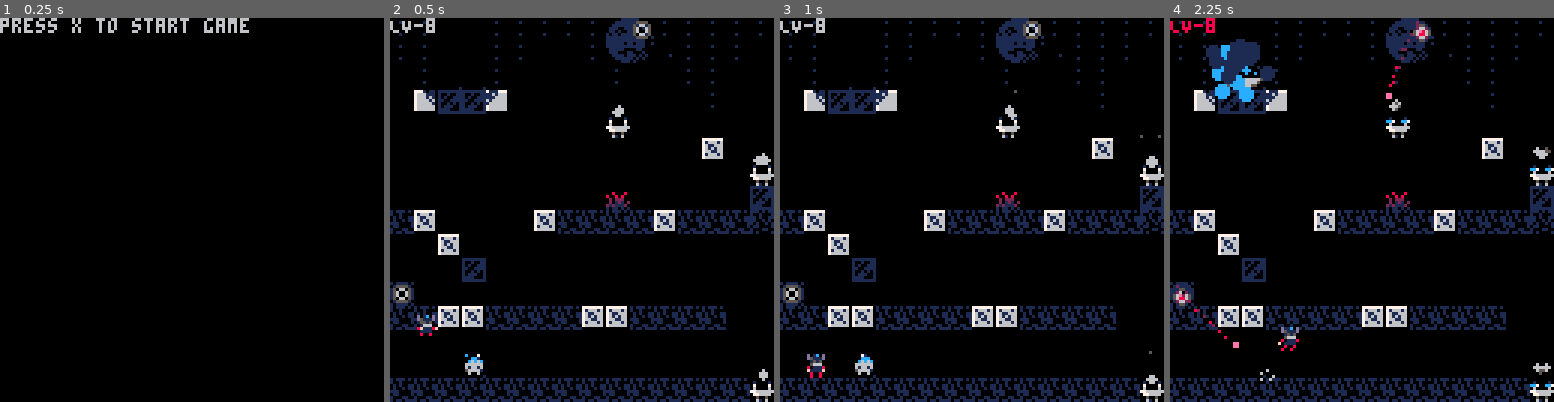
Above: before the commit, frames 1-4 (left to right).
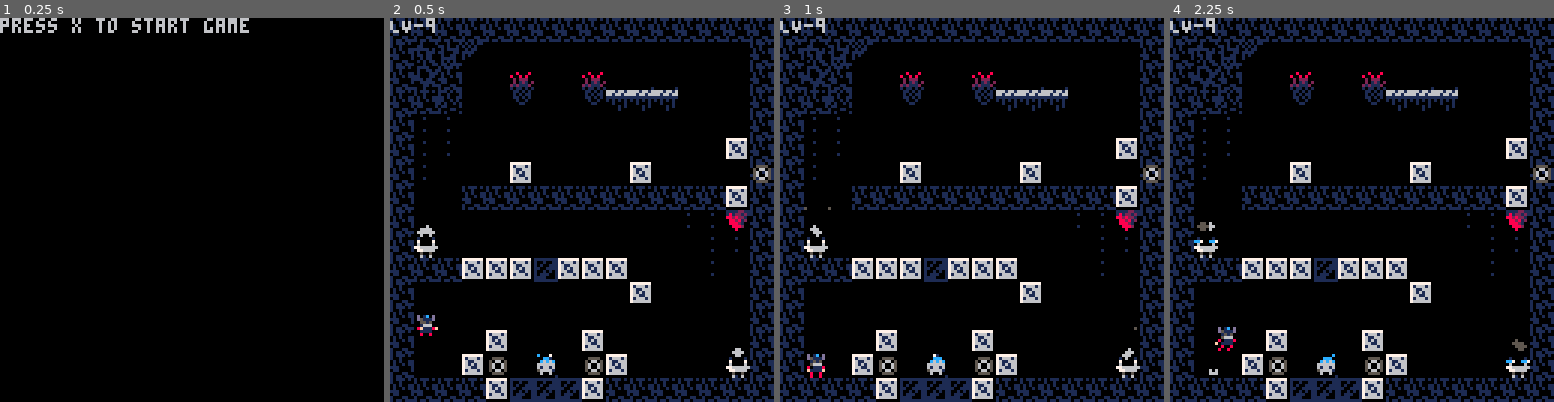
Above: after the commit, the same moments.

Repository: han-sen/pico-8-tests
Game: PICO-8 cartridge alkaline/platformer.p8
The game is run twice, just before and just after one commit, with the same random seed, the same clock (stepped at 60 frames per second) and the same inputs.
Inputs:
- Up to frame 1 (0.25 s): no input
- Up to frame 2 (0.5 s): tap X (X key) at 0.33 s
- Up to frame 3 (1 s): no input
- Up to frame 4 (2.25 s): tap X (X key) at 1.07, 1.85 s; hold Right 1.6-2.1 s; hold Up from 2.15 s (still down)

Frame 1 is identical in both runs. In frame 2, 27% of the frame differs, in the area x 0-100%, y 0-100%; in frame 3, 27%; in frame 4, 29%.

Commit message:
added level 9

Diff:
--- a/alkaline/platformer.p8
+++ b/alkaline/platformer.p8
@@ -214,46 +214,46 @@
 0e0e0e0e0e0e0e0e0e0e220e02020e22000000000000000000003432310a0a0a000000006400000300006400000000030a000000000a202020202020640000030a000000330000850000851c001c000a0000000d643f383f0d0d0d00000d00000a0000000a80810a000000000000000a00000000000000000000000000000000
 111211121112111211121112111211120a0a0a0a0a0a0a0a0a0a0a0a0a0a0a0a0a0a0a000c00000300000c00000000030a000000640a0a0a0a0a0a0a0a0a0a0a0a000034310000860202861c001c200a0000000d3f3f383f200d0d02020d00000a00000f3f90913f0f0000000000000a00000001000000000000000000000000
 0a0a0a0a0a0a0a0a0a0a0a0a0a0a0a0a0a0a0a0a0a0a0a0a0a0a0a0a0a0a0a0a0a0a0a202020202020202020202020200a0a0a0a0a0a0a0a0a0a0a0a0a0a0a0a0a11111111111111111111111111110a0a0a0a0a0a0a0a0a0a0a0a0a0a0a0a0a0b12123412121212331212121264120b0a0a0a0a0a0a0a0a0a0a0a0a0a0a0a64
-0a0000000000008889000000000000000000000000000000000000000000000000000000000000000000000000000000000000000000000000000000000000000000000000000000000000000000000000000000000000000000000000000000000000000000000000000000000000003c3c3c3c3c3c3c3c3c3c3c3c3c3c3c3c
-0a00000d00000098990000000d00000000000000000000000000000000000000000000000000000000000000000000000000000000000000000000000000000000000000000000000000000000000000000000000000000000000000000000000000000000000000000000000000000000000000000000000000000000000000
-0a00000000000000000000000000000000000000000000000000000000000000000000000000000000000000000000000000000000000000000000000000000000000000000000000000000000000000000000000000000000000000000000000000000000000000000000000000000000000000000000000000000000000000
-0a000000000d0000000000000000000000000000000000000000000000000000000000000000000000000000000000000000000000000000000000000000000000000000000000000000000000000000000000000000000000000000000000000000000000000000000000000000000000000000000000000000000000000000
-0a000d00000000000000000000000d0000000000000000000000000000000000000000000000000000000000000000000000000000000000000000000000000000000000000000000000000000000000000000000000000000000000000000000000000000000000000000000000000000000000000000000000000000000000
-0a00000000000012000000000000000000000000000000000000000000000000000000000000000000000000000000000000000000000000000000000000000000000000000000000000000000000000000000000000000000000000000000000000000000000000000000000000000000000000000000000000000000000000
-0a200000000000000000003f0b00000000000000000000000000000000000000000000000000000000000000000000000000000000000000000000000000000000000000000000000000000000000000000000000000000000000000000000000000000000000000000000000000000000000000000000000000000000000000
-0a121212000000010000000b3f00001200000000000000000000000000000000000000000000000000000000000000000000000000000000000000000000000000000000000000000000000000000000000000000000000000000000000000000000000000000000000000000000000000000000000000000000000000000000
-0a000000000000000000000b0000000000000000000000000000000000000000000000000000000000000000000000000000000000000000000000000000000000000000000000000000000000000000000000000000000000000000000000000000000000000000000000000000000000000000000000000000000000000000
-0a0000000000000f0f2000000000120000000000000000000000000000000000000000000000000000000000000000000000000000000000000000000000000000000000000000000000000000000000000000000000000000000000000000000000000000000000000000000000000000000000000000000000000000000000
-0a0d00000000000e0e3e00121200000d00000000000000000000000000000000000000000000000000000000000000000000000000000000000000000000000000000000000000000000000000000000000000000000000000000000000000000000000000000000000000000000000000000000000000000000000000000000
-0a000000000d000f0f0000000000002000000000000000000000000000000000000000000000000000000000000000000000000000000000000000000000000000000000000000000000000000000000000000000000000000000000000000000000000000000000000000000000000000000000000000000000000000000000
-0a0000000000000e0e00000d0012121200000000000000000000000000000000000000000000000000000000000000000000000000000000000000000000000000000000000000000000000000000000000000000000000000000000000000000000000000000000000000000000000000000000000000000000000000000000
-0a0000000000000f0f0000000000000000000000000000000000000000000000000000000000000000000000000000000000000000000000000000000000000000000000000000000000000000000000000000000000000000000000000000000000000000000000000000000000000000000000000000000000000000000000
-0a0a00006000000e0e0000000000000000000000000000000000000000000000000000000000000000000000000000000000000000000000000000000000000000000000000000000000000000000000000000000000000000000000000000000000000000000000000000000000000000000000000000000000000000000000
-0b380a0a0a0a0a0f0f0a0a0a0a0a0a0a0a0a0a0a0a0a0a0a0a0a0a0a0a0a0a0a0a0a0a0a0a0a0a0a0a0a0a0a0a0a0a0a0a0a0a0a0a0a0a0a0a0a0a0a0a0a0a0a0a0a0a0a0a0a0a0a0a0a0a0a0a0a0a0a0a0a0a0a0a0a0a0a0a0a0a0a0a0a0a0a0a0a0a0a0a0a0a0a0a0a0a0a0a0a0a0a0a0a0a0a0a0a0a0a0a0a0a0a0a0a0a0a
-…(27 lines of a section not shown)…
+0a0a0a0a0a0a0a0a0a0a0a0a0a0a0a0a0f3c3c3c0a0f0f0f0f0f0f0f0a3c3c3c00000000000000000000000000000000000000000000000000000000000000000000000000000000000000000000000000000000000000000000000000000000000000000000000000000000000000003c3c3c3c3c3c3c3c3c3c3c3c3c3c3c3c
+0a27283e00000000000000000000000a0f00000d00000022220000000d000000000000000000000000000000000000000000000000000000000000000000000000000000000000000000000000000000000000000000000000000000000000000000000000000000000000000000000000000000000000000000000000000000
+0a380a0000200000200002020000000a0f000000000000222200000000000000000000000000000000000000000000000000000000000000000000000000000000000000000000000000000000000000000000000000000000000000000000000000000000000000000000000000000000000000000000000000000000000000
+0a0a0b00000c00000c1212120000000a0f000000000d002222000d0000000000000000000000000000000000000000000000000000000000000000000000000000000000000000000000000000000000000000000000000000000000000000000000000000000000000000000000000000000000000000000000000000000000
+0a22220000000000000000000000000a0f000012000000808100000a0b200d00000000000000000000000000000000000000000000000000000000000000000000000000000000000000000000000000000000000000000000000000000000000000000000000000000000000000000000000000000000000000000000000000
+0a222200000000000000000000008a0a0f0000006000009091000027283e0000000000000000000000000000000000000000000000000000000000000000000000000000000000000000000000000000000000000000000000000000000000000000000000000000000000000000000000000000000000000000000000000000
+0a220000008a000000008a000000000a0f120000000000000000213f0b000000000000000000000000000000000000000000000000000000000000000000000000000000000000000000000000000000000000000000000000000000000000000000000000000000000000000000000000000000000000000000000000000000
+0a00000a0a0a0a0a0a0a0a0a0a0a8a0a200000000d0000010000000b3f000012000000000000000000000000000000000000000000000000000000000000000000000000000000000000000000000000000000000000000000000000000000000000000000000000000000000000000000000000000000000000000000000000
+0a000000000000000000000022223c0a12121200000000000000000b00000000000000000000000000000000000000000000000000000000000000000000000000000000000000000000000000000000000000000000000000000000000000000000000000000000000000000000000000000000000000000000000000000000
+0a64000000000000000000000022220a0f0000000000000f0f20000000001200000000000000000000000000000000000000000000000000000000000000000000000000000000000000000000000000000000000000000000000000000000000000000000000000000000000000000000000000000000000000000000000000
+0a0a0a8a8a8a0f8a8a8a00000022000a0f0d00000000000e0e3e00121200000d000000000000000000000000000000000000000000000000000000000000000000000000000000000000000000000000000000000000000000000000000000000000000000000000000000000000000000000000000000000000000000000000
+0a0000000000000000008a000000000a0f000000000d000f0f00000000000020000000000000000000000000000000000000000000000000000000000000000000000000000000000000000000000000000000000000000000000000000000000000000000000000000000000000000000000000000000000000000000000000
+0a00000000000000000000000000000a0f0000000000000e0e00000d00121212000000000000000000000000000000000000000000000000000000000000000000000000000000000000000000000000000000000000000000000000000000000000000000000000000000000000000000000000000000000000000000000000
+0a0000008a0000008a0000000000000a0f0000000000000f0f00000000000000000000000000000000000000000000000000000000000000000000000000000000000000000000000000000000000000000000000000000000000000000000000000000000000000000000000000000000000000000000000000000000000000
+0a00008a00000100008a00000000640a0f0a0f006000000e0e00000000000000000000000000000000000000000000000000000000000000000000000000000000000000000000000000000000000000000000000000000000000000000000000000000000000000000000000000000000000000000000000000000000000000
+0a0a0a0a8a0f0f0f8a0a0a0a0a0a0a0a0b3820202020200f0f202020202020200a0a0a0a0a0a0a0a0a0a0a0a0a0a0a0a0a0a0a0a0a0a0a0a0a0a0a0a0a0a0a0a0a0a0a0a0a0a0a0a0a0a0a0a0a0a0a0a0a0a0a0a0a0a0a0a0a0a0a0a0a0a0a0a0a0a0a0a0a0a0a0a0a0a0a0a0a0a0a0a0a0a0a0a0a0a0a0a0a0a0a0a0a0a0a0a
+…(27 lines of a section not shown)…
--- a/alkaline/src/bullets.lua
+++ b/alkaline/src/bullets.lua
@@ -47,18 +47,33 @@
 		else
 			turrets.sp = 5
 		end
+		local t_x, t_y
+		if level == 9 then
+			t_x = turret.x
+			t_y = turret.y + 128
+		else
+			t_x = turret.x + (((level % 9) - 1) * 128)
+			t_y = turret.y + ((ceil(level / 9) - 1) * 128)
+		end
 		if turret.level == level then
-			spr(turrets.sp, turret.x + ((level -1) * world.level_size), turret.y, 1, 1, false)
+			spr(turrets.sp, t_x, t_y, 1, 1, false)
 		end
 	end
 	if time() - turrets.anim > 1.5 then
 		turrets.anim = time()
 		for turret in all(turrets.loc) do
 			if turret.level == level and turret.active then
-				local t_x = turret.x + ((level - 1) * world.level_size)
+				local f_x, f_y
+				if level == 9 then
+					f_x = turret.x
+					f_y = turret.y + 128
+				else
+					f_x = turret.x + (((level % 9) - 1) * 128)
+					f_y = turret.y + ((ceil(level / 9) - 1) * 128)
+				end
 				local coord = {
-					x = t_x + 4,
-					y = turret.y + 4 -- center the bullet
+					x = f_x + 4,
+					y = f_y + 4 -- center the bullet
 				}
 				add_bullet(player, coord, 3)
 				sfx(15)
--- a/alkaline/src/draw.lua
+++ b/alkaline/src/draw.lua
@@ -12,24 +12,35 @@
 
 function draw_game_key()
 	local level = world.current_level
+	local k_x, k_y
+	if level == 9 then
+		k_x = game_keys.loc[level].x
+		k_y = game_keys.loc[level].y + 128
+	else
+		k_x = game_keys.loc[level].x + (((level % 9) - 1) * 128)
+		k_y = game_keys.loc[level].y + ((ceil(level / 9) - 1) * 128)
+	end
 	if game_keys.loc[level] then
 		if not game_keys.loc[level].found then
-
-			local g_x = game_keys.loc[level].x + (((level % 9) - 1) * 128)
-			local g_y = game_keys.loc[level].y + ((ceil(level / 9) - 1) * 128)
-			spr(game_keys.sp, g_x, g_y, 1, 1, false)
+			spr(game_keys.sp, k_x, k_y, 1, 1, false)
 		end
 	end
 end
 
 function draw_fountains()
 	local level = world.current_level
+	local f_x, f_y
+	if level == 9 then
+		f_x = fountains.loc[level].x
+		f_y = fountains.loc[level].y + 128
+	else
+		f_x = fountains.loc[level].x + (((level % 9) - 1) * 128)
+		f_y = fountains.loc[level].y + ((ceil(level / 9) - 1) * 128)
+	end
 	if fountains.loc[level] then
 		if fountains.loc[level].active then
-			local g_x = fountains.loc[level].x + (((level % 9) - 1) * 128)
-			local g_y = fountains.loc[level].y + ((ceil(level / 9) - 1) * 128)
-			spr(fountains.sp1, g_x, g_y, 1, 1, false)
-			spr(fountains.sp2, g_x + 8, g_y, 1, 1, false)
+			spr(fountains.sp1, f_x, f_y, 1, 1, false)
+			spr(fountains.sp2, f_x + 8, f_y, 1, 1, false)
 		end
 	end
 end
@@ -49,7 +60,15 @@
 	local level = world.current_level
 	for t in all(turbines.loc) do
 		if t.level == level then -- only draw turbines on current level
-			spr(turbines.sp, t.x + (((level % 9) - 1) * 128), t.y + ((ceil(level / 9) - 1) * 128), 1, 1, false)
+			local f_x, f_y
+			if level == 9 then
+				f_x = t.x
+				f_y = t.y + 128
+			else
+				f_x = t.x + (((level % 9) - 1) * 128)
+				f_y = t.y + ((ceil(level / 9) - 1) * 128)
+			end
+			spr(turbines.sp,f_x, f_y, 1, 1, false)
 		end
 	end
 end
--- a/alkaline/src/fountains.lua
+++ b/alkaline/src/fountains.lua
@@ -53,14 +53,14 @@
         },
         {
             level = 9,
-            x = 112,
-            y = 112,
+            x = 80,
+            y = 16,
             active = false
         },
         {
             level = 10,
-            x = 112,
-            y = 112,
+            x = 72,
+            y = 16,
             active = false
         }
     }
--- a/alkaline/src/game_keys.lua
+++ b/alkaline/src/game_keys.lua
@@ -52,13 +52,7 @@
         },
         {
             level = 9,
-            x = 112,
-            y = 112,
-            found = false
-        },
-        {
-            level = 10,
-            x = 112,
+            x = 48,
             y = 112,
             found = false
         }
--- a/alkaline/src/hazards.lua
+++ b/alkaline/src/hazards.lua
@@ -51,6 +51,21 @@
             level = 8,
             x = 80,
             y = 0
+        },
+        {
+            level = 9,
+            x = 32,
+            y = 112
+        },
+        {
+            level = 9,
+            x = 64,
+            y = 112
+        },
+        {
+            level = 9,
+            x = 120,
+            y = 48
         }
     }
 }
--- a/alkaline/src/player.lua
+++ b/alkaline/src/player.lua
@@ -1,6 +1,6 @@
 player = {
-    x = 8 + (128 * 7),
-    y = 96,
+    x = 8 + (128 * 0),
+    y = 96 + 128,
     sprite = 64,
     size = 1,
     width = 8,
--- a/alkaline/src/turbines.lua
+++ b/alkaline/src/turbines.lua
@@ -102,6 +102,16 @@
             level = 8,
             x = 72,
             y = 32
+        },
+        {
+            level = 9,
+            x = 8,
+            y = 72
+        },
+        {
+            level = 9,
+            x = 112,
+            y = 112
         }
     }
 }
--- a/alkaline/src/update.lua
+++ b/alkaline/src/update.lua
@@ -99,12 +99,21 @@
 end
 
 function run_turbines()
+	local level = world.current_level
 	if time() - turbines.anim > 0.5 then
 		turbines.anim = time()
 		for t in all(turbines.loc) do
-			if t.level == world.current_level then -- only draw turbines on current level
-				local x = t.x + (world.level_size * (t.level - 1)) + 4 -- emit from middle of sprite
-				local y = t.y
+			if t.level == level then -- only draw turbines on current level
+				local f_x, f_y
+				if level == 9 then
+					f_x = t.x
+					f_y = t.y + 128
+				else
+					f_x = t.x + (((level % 9) - 1) * 128)
+					f_y = t.y + ((ceil(level / 9) - 1) * 128)
+				end
+				local x = f_x + 4 -- emit from middle of sprite
+				local y = f_y
 				wind_fx(x, y, 2, particles.wind_fx, 2)
 			end
 		end
--- a/alkaline/src/utils.lua
+++ b/alkaline/src/utils.lua
@@ -89,6 +89,7 @@
 	fountains.loc[world.current_level].active = false
 	game_keys.loc[world.current_level].found = false
 	bullets = {}
+	turrets.anim = 0
 	for turret in all(turrets.loc) do
 			turret.active = false
 	end
